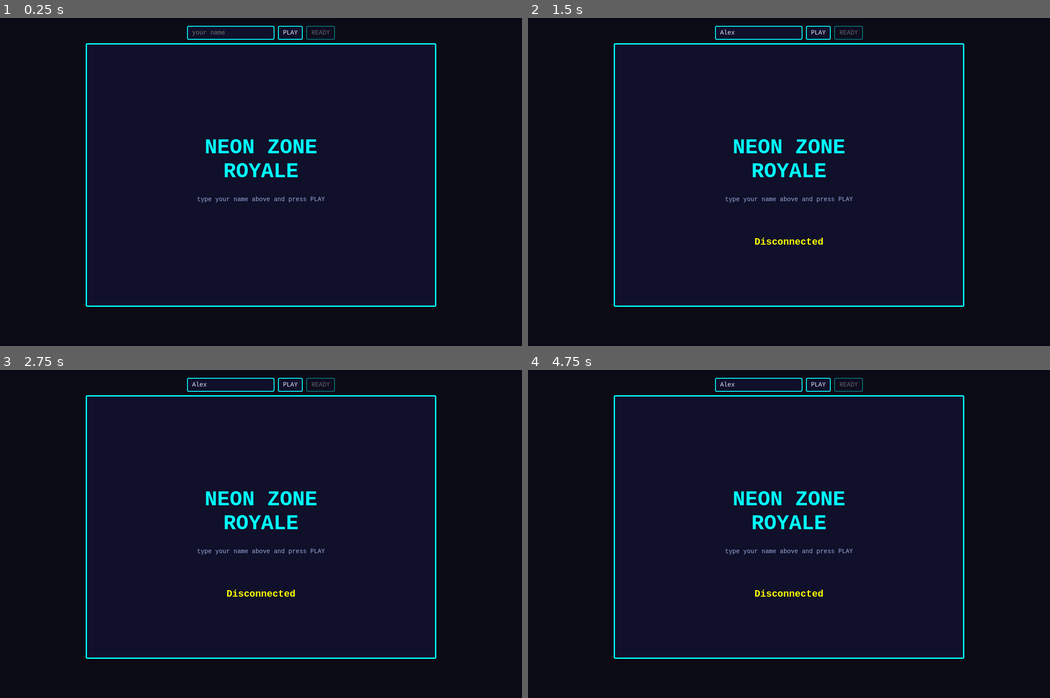
Above: before the commit, frames 1-4 (two rows, left to right).
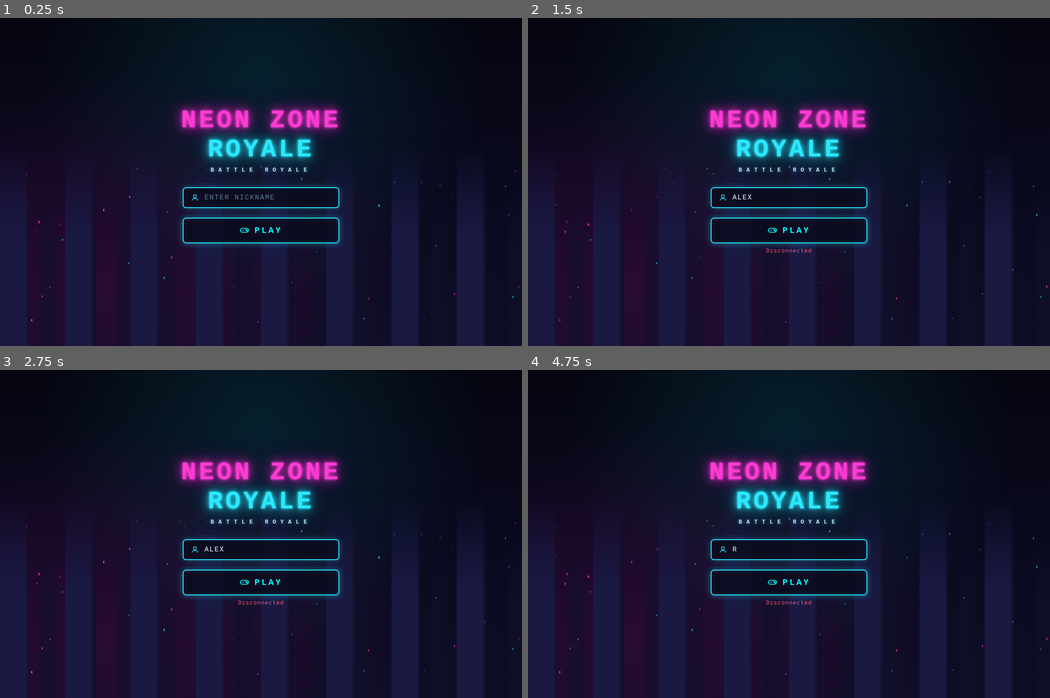
Above: after the commit, the same moments.

Repository: saidbro08/Team-1-game-
Game: browser game, page client/index.html
Same seed, same stepped clock (60 frames per second), same inputs: the game is played once before the commit and once after it.
Inputs (mouse positions are in pixels of both pictures, inside the frame that each line leads up to; where the layout moved, square brackets give the same spot in the first picture):
- Up to frame 1 (0.25 s): no input
- Up to frame 2 (1.5 s): click (794, 198) [757, 34] at 0.27 s; type "Alex" at 0.27 s; click "PLAY" at 0.52 s; hold D from 1.03 s (still down); click (789, 214) [789, 201] at 1.07 s; tap Space at 1.1 s
- Up to frame 3 (2.75 s): release D at 1.53 s; hold S 1.58-1.85 s; tap Space at 1.6, 2.1, 2.6 s; click (156, 501) [187, 501] at 1.67 s; hold A 1.9-2.47 s; click "PLAY" at 2.02 s; click (365, 484) [328, 488] at 2.27 s; hold W from 2.52 s (still down)
- Up to frame 4 (4.75 s): release W at 2.82 s; click (867, 599) [841, 579] at 2.87 s; hold D 2.87-3.53 s; tap Space every 0.5 s from 3.1 to 4.6 s; click (658, 616) [700, 593] at 3.47 s; hold W 3.58-3.82 s; hold A 3.87-4.3 s; click (789, 468) [789, 474] at 4.07 s; hold S 4.35-4.68 s; click (794, 550) at 4.52 s; type "r" at 4.52 s; tap Enter at 4.55 s; click (945, 550) [893, 540] at 4.67 s; hold D from 4.73 s (still down)

The runs differ from the first frame. In frame 1, 21% of the frame differs, in the area x 0-100%, y 2-100%; in frame 2, 21%; in frame 3, 21%; in frame 4, 21%.

Commit message:
Update index.html

Diff:
--- a/client/index.html
+++ b/client/index.html
@@ -1,24 +1,137 @@
 <!doctype html>
 <meta charset="utf-8"><title>Neon Zone Royale</title>
 <style>
-  @font-face { font-family: ui-mono; src: local(monospace); }
-  body{margin:0;background:#0b0b16;color:#e6e6ff;font-family:'Courier New',monospace;text-align:center}
+  *{box-sizing:border-box}
+  body{margin:0;background:#06060f;color:#e6e6ff;font-family:'Courier New',monospace;text-align:center;overflow-x:hidden}
+
+  /* ---------------- menu screen: neon cyberpunk city ---------------- */
+  #menu{
+    position:relative;width:100%;height:100vh;min-height:600px;
+    display:flex;flex-direction:column;align-items:center;justify-content:center;
+    background:
+      radial-gradient(ellipse at 50% 15%, rgba(0,255,255,.10), transparent 60%),
+      radial-gradient(ellipse at 20% 80%, rgba(255,0,170,.12), transparent 55%),
+      linear-gradient(#050510, #0a0a1f 55%, #0d0d26);
+    overflow:hidden;
+  }
+  /* procedurally generated skyline, two parallax layers */
+  #menu::before, #menu::after{
+    content:'';position:absolute;left:0;right:0;bottom:0;height:60%;
+    background-repeat:repeat-x;background-position:bottom;
+  }
+  #menu::before{
+    opacity:.55; height:48%;
+    background-image: repeating-linear-gradient(90deg,
+      #11112a 0 38px, #0d0d22 38px 40px, transparent 40px 90px);
+    -webkit-mask-image: linear-gradient(0deg, #000 60%, transparent 100%);
+            mask-image: linear-gradient(0deg, #000 60%, transparent 100%);
+  }
+  #menu::after{
+    height:62%;
+    background-image: repeating-linear-gradient(90deg,
+      #191942 0 60px, #141435 60px 64px, transparent 64px 150px);
+    -webkit-mask-image: linear-gradient(0deg, #000 55%, transparent 100%);
+            mask-image: linear-gradient(0deg, #000 55%, transparent 100%);
+  }
+  #winCanvas{position:absolute;inset:0;width:100%;height:100%;pointer-events:none}
+
+  #menuContent{position:relative;z-index:2;display:flex;flex-direction:column;align-items:center;gap:6px;padding:0 16px}
+  #title1,#title2{
+    margin:0;font-weight:900;letter-spacing:6px;font-size:clamp(28px,6vw,58px);line-height:1.05;
+    text-transform:uppercase;
+  }
+  #title1{color:#ff3bd4;text-shadow:0 0 6px #ff3bd4,0 0 22px #ff3bd4,0 0 46px #b0009f;}
+  #title2{color:#2be8ff;text-shadow:0 0 6px #2be8ff,0 0 22px #2be8ff,0 0 46px #0096a8;}
+  #subtitle{
+    margin:2px 0 26px;color:#bfe9ff;letter-spacing:10px;font-size:13px;font-weight:bold;
+    text-shadow:0 0 8px rgba(100,220,255,.6);
+  }
+
+  .neonField{
+    display:flex;align-items:center;gap:10px;width:min(360px,80vw);
+    background:rgba(8,10,26,.75);border:2px solid #2be8ff;border-radius:8px;
+    padding:12px 16px;margin-bottom:16px;box-shadow:0 0 14px rgba(43,232,255,.35), inset 0 0 10px rgba(43,232,255,.08);
+  }
+  .neonField svg{flex:none;width:20px;height:20px}
+  #nameIn{
+    flex:1;background:transparent;border:none;outline:none;color:#eafcff;
+    font-family:inherit;font-size:16px;letter-spacing:2px;text-transform:uppercase;
+  }
+  #nameIn::placeholder{color:#5f7a92}
+
+  #joinBtn{
+    display:flex;align-items:center;justify-content:center;gap:12px;
+    width:min(360px,80vw);padding:16px;font-family:inherit;font-weight:900;font-size:20px;letter-spacing:4px;
+    color:#0ff;background:rgba(8,10,26,.75);border:2px solid #2be8ff;border-radius:8px;cursor:pointer;
+    box-shadow:0 0 16px rgba(43,232,255,.45), inset 0 0 12px rgba(43,232,255,.12);
+    transition:transform .12s, box-shadow .12s;
+  }
+  #joinBtn svg{width:22px;height:22px}
+  #joinBtn:hover:not(:disabled){transform:scale(1.03);box-shadow:0 0 26px rgba(43,232,255,.8), inset 0 0 16px rgba(43,232,255,.25)}
+  #joinBtn:disabled{opacity:.35;cursor:default}
+  #menuMsg{min-height:20px;color:#ff5a7a;font-size:13px;letter-spacing:1px;margin-top:4px}
+
+  /* ---------------- in-game screen ---------------- */
+  #game{display:none}
   #wrap{display:inline-block;margin-top:10px}
-  canvas{background:#10102a;border:3px solid #0ff;border-radius:4px;image-rendering:pixelated}
+  canvas#c{background:#10102a;border:3px solid #0ff;border-radius:4px;image-rendering:pixelated}
   #ui{margin:8px;display:flex;gap:8px;justify-content:center;align-items:center}
-  input,button{font-family:inherit;font-size:14px;padding:6px 10px;border-radius:4px;border:2px solid #0ff;background:#10102a;color:#e6e6ff}
-  button{cursor:pointer}
-  button:hover:not(:disabled){background:#0ff;color:#10102a}
-  button:disabled{opacity:.4;cursor:default}
+  #readyBtn{font-family:inherit;font-size:14px;padding:6px 14px;border-radius:4px;border:2px solid #0ff;background:#10102a;color:#e6e6ff;cursor:pointer}
+  #readyBtn:hover{background:#0ff;color:#10102a}
 </style>
-<div id="wrap">
-  <div id="ui">
-    <input id="nameIn" placeholder="your name" maxlength="16">
-    <button id="joinBtn">PLAY</button>
-    <button id="readyBtn" disabled>READY</button>
+
+<div id="menu">
+  <canvas id="winCanvas"></canvas>
+  <div id="menuContent">
+    <h1 id="title1">Neon Zone</h1>
+    <h1 id="title2">Royale</h1>
+    <div id="subtitle">BATTLE ROYALE</div>
+
+    <label class="neonField">
+      <svg viewBox="0 0 24 24" fill="none" stroke="#2be8ff" stroke-width="2"><circle cx="12" cy="8" r="4"/><path d="M4 20c0-4 4-6 8-6s8 2 8 6"/></svg>
+      <input id="nameIn" placeholder="ENTER NICKNAME" maxlength="16">
+    </label>
+
+    <button id="joinBtn">
+      <svg viewBox="0 0 24 24" fill="none" stroke="#0ff" stroke-width="2"><rect x="2" y="7" width="20" height="10" rx="5"/><path d="M7 12h.01M9 10v4"/><circle cx="16" cy="10.5" r="1"/><circle cx="18" cy="13" r="1"/></svg>
+      PLAY
+    </button>
+    <div id="menuMsg"></div>
   </div>
-  <canvas id="c" width="800" height="600"></canvas>
 </div>
+
+<div id="game">
+  <div id="wrap">
+    <div id="ui"><button id="readyBtn" disabled>READY</button></div>
+    <canvas id="c" width="800" height="600"></canvas>
+  </div>
+</div>
+
+<script>
+// --- animated neon city "windows" sparkle on the menu background ---
+(function cityLights(){
+  const wc = document.getElementById('winCanvas');
+  function size(){ wc.width = innerWidth; wc.height = innerHeight; }
+  size(); addEventListener('resize', size);
+  const wctx = wc.getContext('2d');
+  const dots = Array.from({length:70}, () => ({
+    x: Math.random(), y: 0.45 + Math.random()*0.5,
+    c: Math.random() < 0.5 ? '#2be8ff' : '#ff3bd4',
+    p: Math.random()*Math.PI*2, s: 1 + Math.random()*2,
+  }));
+  function tick(t){
+    wctx.clearRect(0,0,wc.width,wc.height);
+    for(const d of dots){
+      const a = 0.25 + 0.75*Math.abs(Math.sin(t/900 + d.p));
+      wctx.fillStyle = d.c; wctx.globalAlpha = a*0.8;
+      wctx.fillRect(d.x*wc.width, d.y*wc.height, d.s, d.s*2);
+    }
+    wctx.globalAlpha = 1;
+    requestAnimationFrame(tick);
+  }
+  requestAnimationFrame(tick);
+})();
+</script>
 <script>
 const S = 0.5; // world 1600x1200 -> canvas 800x600
 const c = document.getElementById('c'), g = c.getContext('2d');
@@ -68,15 +181,22 @@
   tx.strokeStyle = '#22224a'; tx.strokeRect(0, 0, 32, 32); }
 const groundPattern = g.createPattern(tile, 'repeat');
 
+const menuEl = document.getElementById('menu'), gameEl = document.getElementById('game'), menuMsgEl = document.getElementById('menuMsg');
+
 joinBtn.onclick = () => {
   const name = nameIn.value.trim();
-  if (!name) { nameIn.focus(); return; }
+  if (!name) { menuMsgEl.textContent = 'Enter a nickname first'; nameIn.focus(); return; }
+  joinBtn.disabled = true; nameIn.disabled = true; menuMsgEl.textContent = '';
   ws = new WebSocket((location.protocol === 'https:' ? 'wss://' : 'ws://') + location.host);
   ws.onopen = () => send('join_game', { name });
   ws.onmessage = e => on(JSON.parse(e.data));
-  ws.onclose = () => { msg = 'Disconnected'; state = 'menu'; joinBtn.disabled = false; readyBtn.disabled = true; };
-  joinBtn.disabled = true; readyBtn.disabled = false; nameIn.disabled = true;
+  ws.onclose = () => {
+    state = 'menu'; menuEl.style.display = 'flex'; gameEl.style.display = 'none';
+    joinBtn.disabled = false; nameIn.disabled = false; menuMsgEl.textContent = 'Disconnected';
+  };
   state = 'lobby';
+  menuEl.style.display = 'none'; gameEl.style.display = 'block';
+  readyBtn.disabled = false;
 };
 readyBtn.onclick = () => { isReady = !isReady; readyBtn.textContent = isReady ? 'CANCEL' : 'READY'; send('set_ready', { ready: isReady }); };
 
@@ -115,14 +235,7 @@
   g.clearRect(0, 0, 800, 600);
   g.textAlign = 'center';
 
-  if (state === 'menu') {
-    g.fillStyle = '#10102a'; g.fillRect(0, 0, 800, 600);
-    g.fillStyle = '#0ff'; g.font = 'bold 48px monospace';
-    g.fillText('NEON ZONE', 400, 250);
-    g.fillText('ROYALE', 400, 305);
-    g.font = '14px monospace'; g.fillStyle = '#9ad';
-    g.fillText('type your name above and press PLAY', 400, 360);
-  } else if (state === 'lobby') {
+  if (state === 'lobby') {
     drawGround();
     g.font = 'bold 20px monospace'; g.fillStyle = '#0ff';
     g.fillText('LOBBY', 400, 50);
